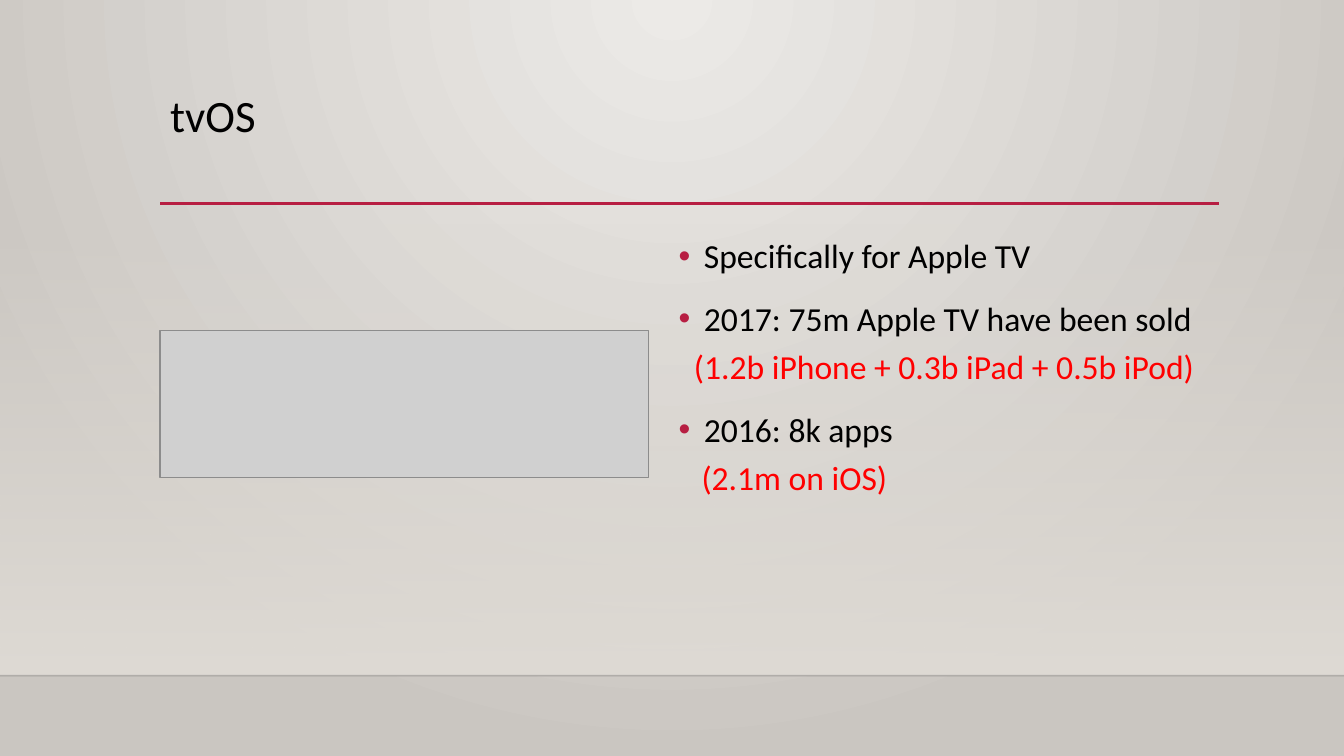
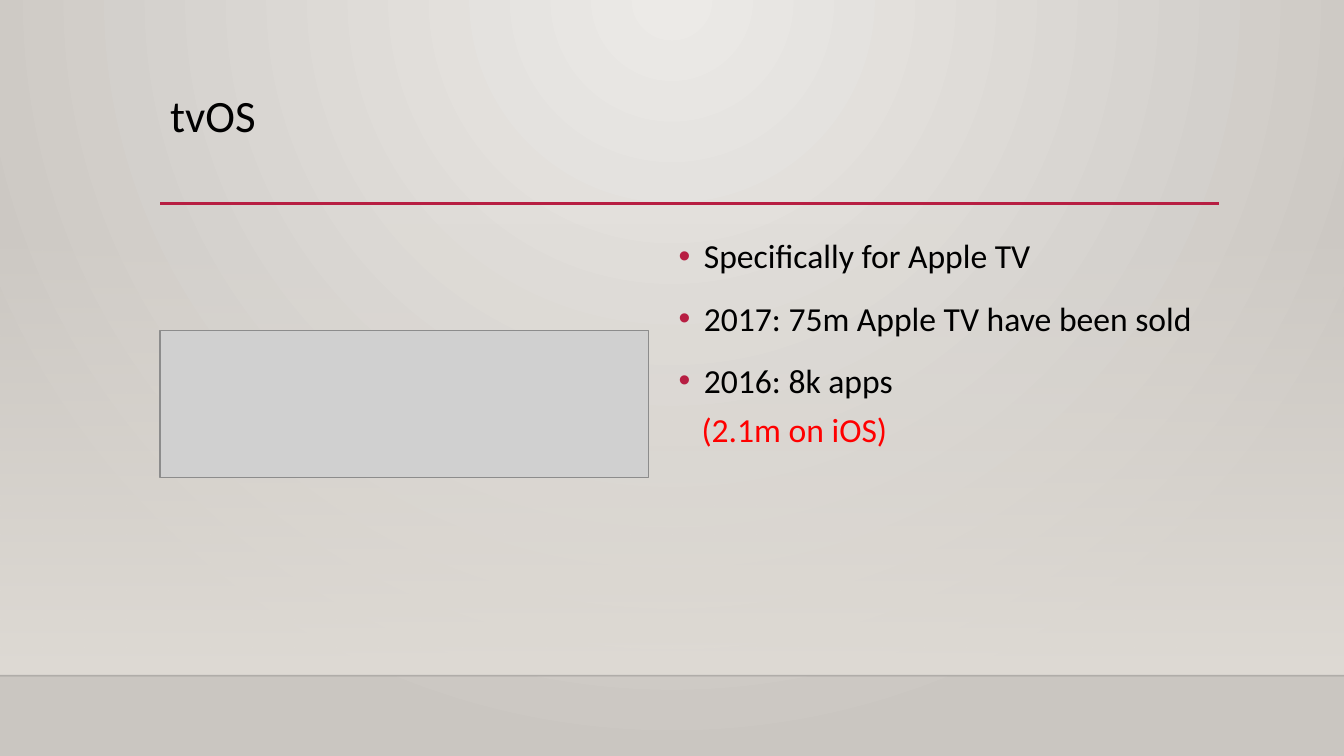
Before and after one commit to ThanhTurin/iOS-meetup-sg, a slide deck: slide 6 of Presentation.pptx (slide 8 before the commit). Drawn at 1344x756 pixels with LibreOffice and Linux fonts; fonts in the diff are those of the drawing; grey boxes stand for pictures; background and template pictures are left out. Boxes give left, top, right and bottom in pixels: in the first picture for what was removed or moved away, otherwise in the second. Text is boxed around its words. In the diff, an @@ line names an element or a change of style, - is before the commit and + after.

```diff
--- a/Presentation.pptx
+++ b/Presentation.pptx
@@ text at (694,354,1194,384): paragraph removed @@
-(1.2b iPhone + 0.3b iPad + 0.5b iPod)
```
Also in this commit, not shown: 2 other slides changed, 3 slides added, 3 slides removed.
